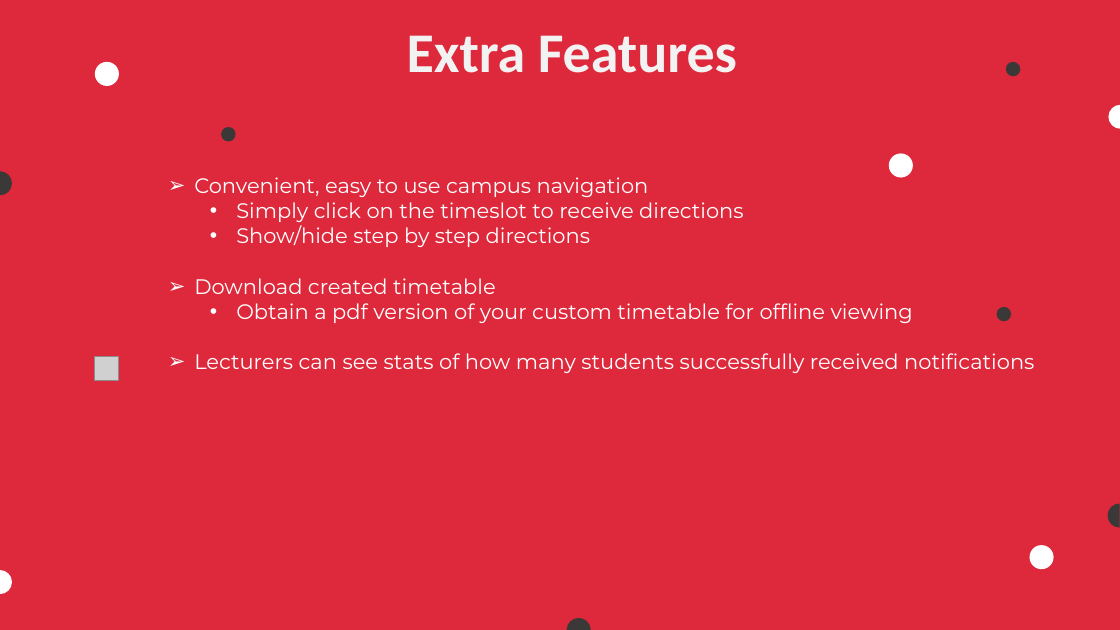
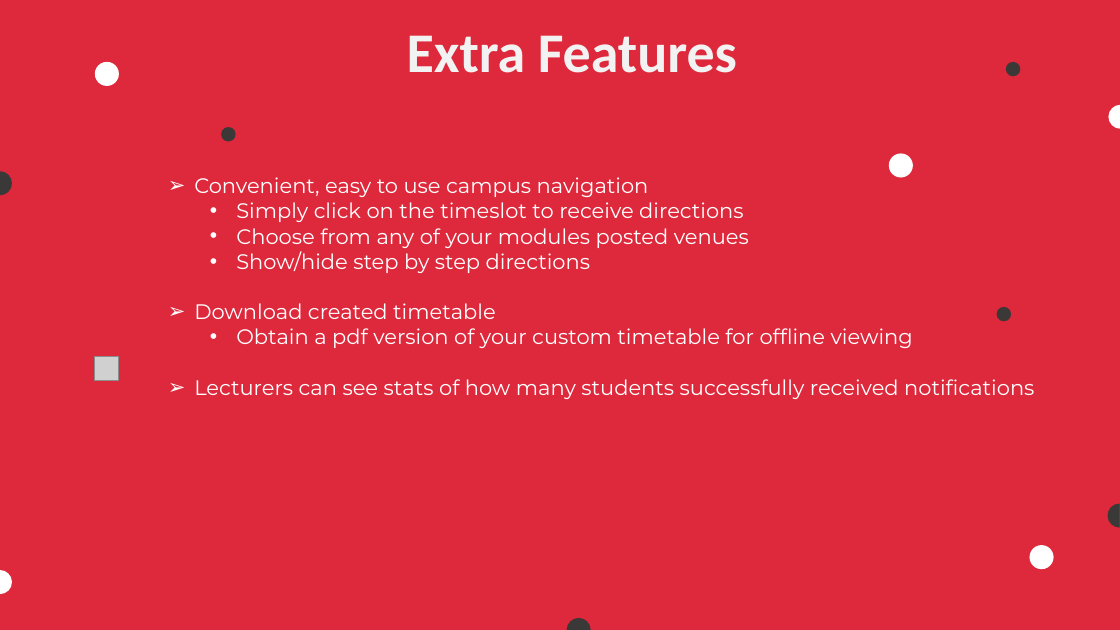
Before and after one commit to COS301-SE-2023/Pronto, a slide deck: slide 5 of Documentation/Demo 4 documents/Demo 4 Slideshow.pptx. Drawn at 1120x630 pixels with LibreOffice and Linux fonts; fonts in the diff are those of the drawing; grey boxes stand for pictures; background and template pictures are left out. Boxes give left, top, right and bottom in pixels: in the first picture for what was removed or moved away, otherwise in the second. Text is boxed around its words. In the diff, an @@ line names an element or a change of style, - is before the commit and + after.

```diff
--- a/Documentation/Demo 4 documents/Demo 4 Slideshow.pptx
+++ b/Documentation/Demo 4 documents/Demo 4 Slideshow.pptx
@@ text at bbox=[236, 228, 749, 248]: paragraph added @@
+  • Choose from any of your modules posted venues
```
Also in this commit, not shown: 2 other slides changed.
